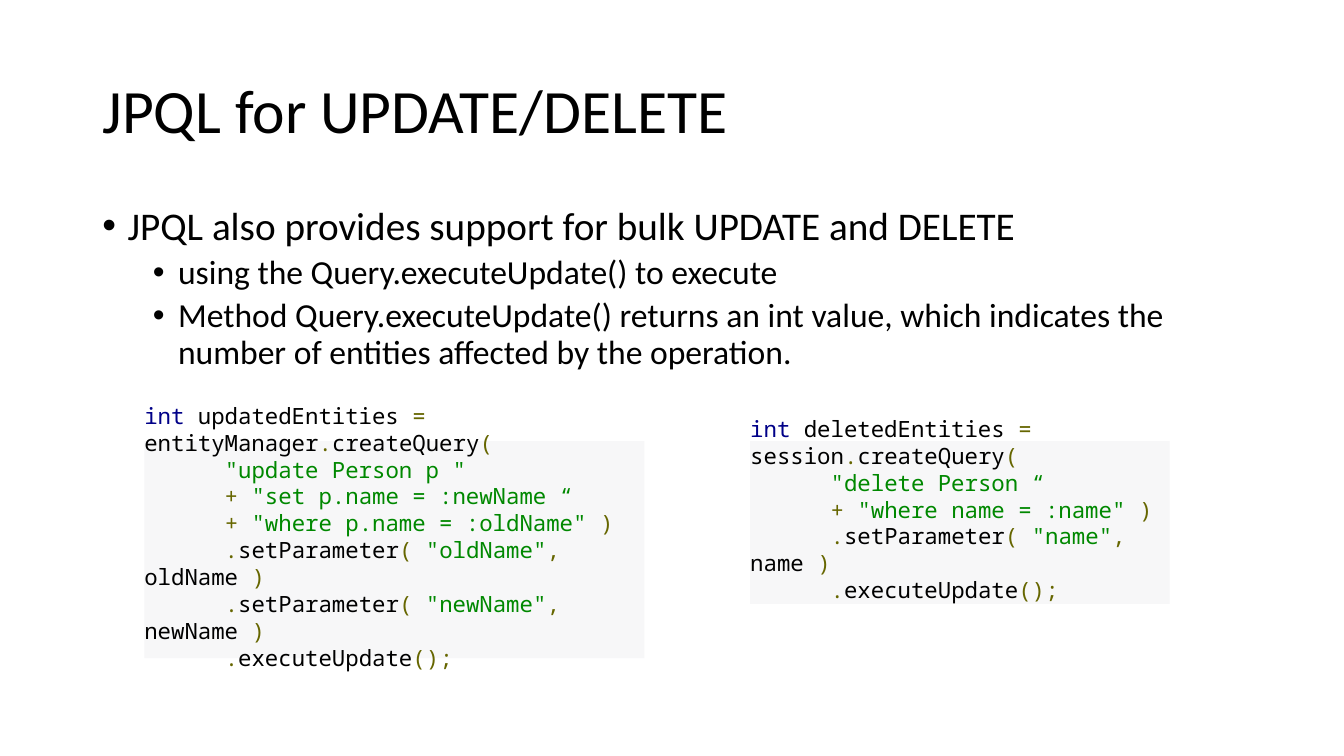
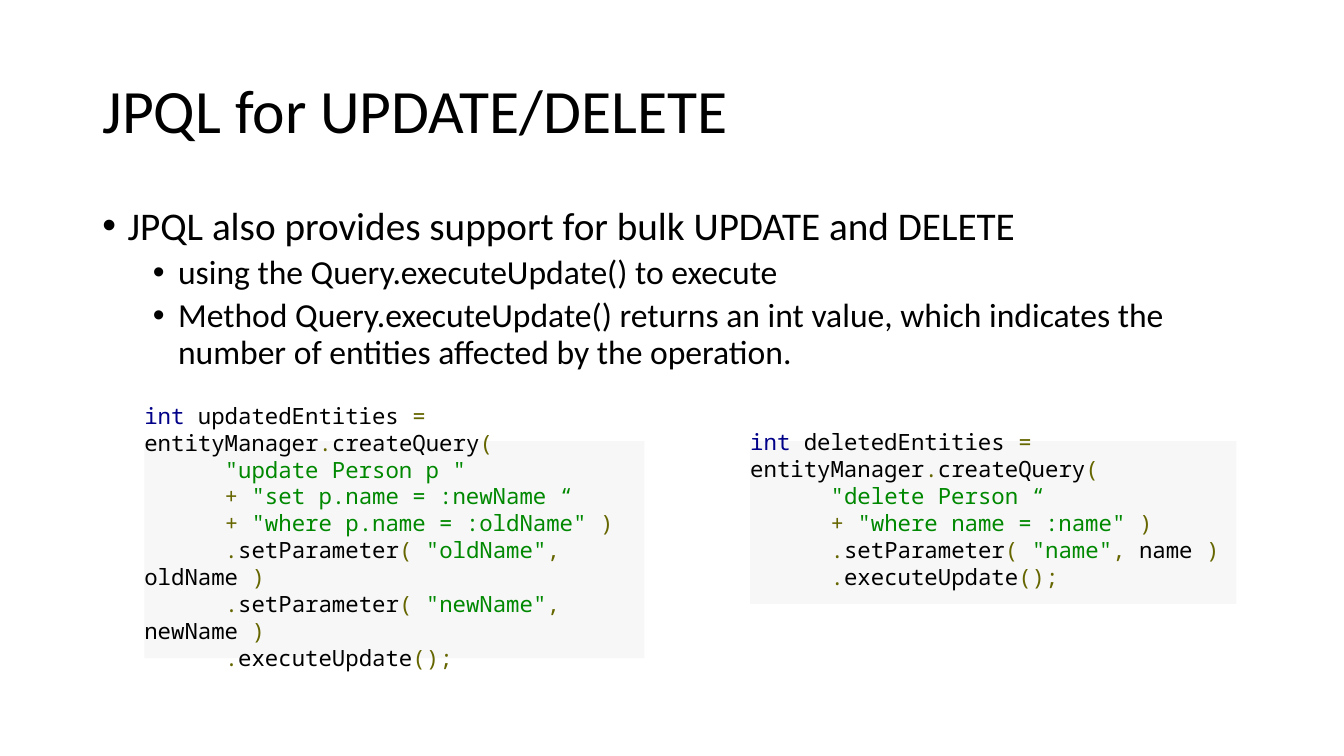
Before and after one commit to lawren43/mytest-repo, a slide deck: slide 15 of test-springmvc/doc/2.JPA Programming.pptx. Drawn at 1344x756 pixels with LibreOffice and Linux fonts; fonts in the diff are those of the drawing. Boxes give left, top, right and bottom in pixels: in the first picture for what was removed or moved away, otherwise in the second. Text is boxed around its words. In the diff, an @@ line names an element or a change of style, - is before the commit and + after.

```diff
--- a/test-springmvc/doc/2.JPA Programming.pptx
+++ b/test-springmvc/doc/2.JPA Programming.pptx
@@ text in rectangle at (x1=750, y1=433, x2=1099, y2=483): text changed @@
-int deletedEntities = session.createQuery(
+int deletedEntities = entityManager.createQuery(
@@ rectangle "int deletedEntities = entityManager.createQuery(" resized from (x1=750, y1=442, x2=1170, y2=605) to (x1=750, y1=442, x2=1236, y2=605) @@
```
Also in this commit, not shown: 1 other slide changed, 1 slide removed.
